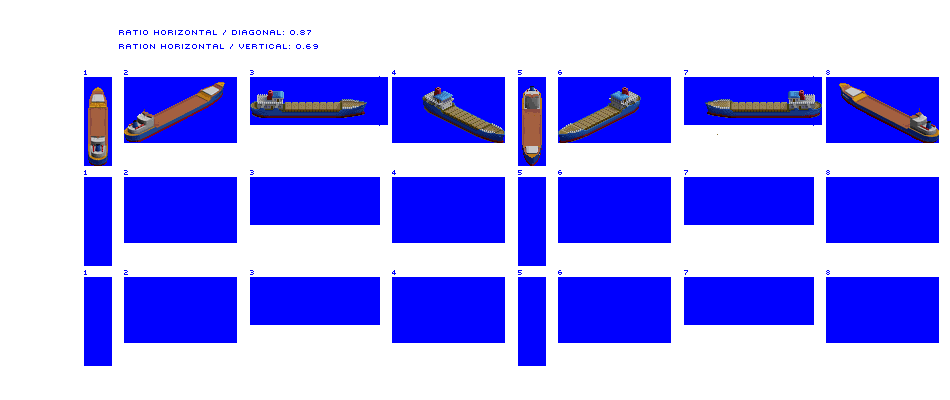
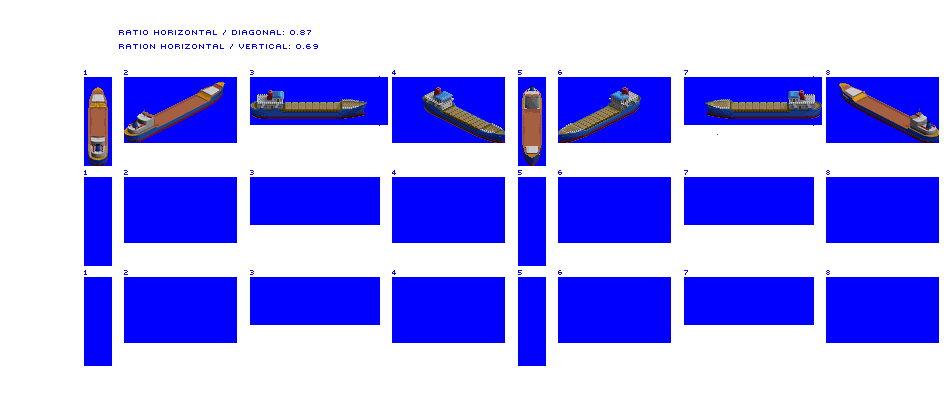
Two versions of the same layered image (950x400). Layer-by-layer changes:
painted on "Coaster" over [251, 108, 821, 119]
